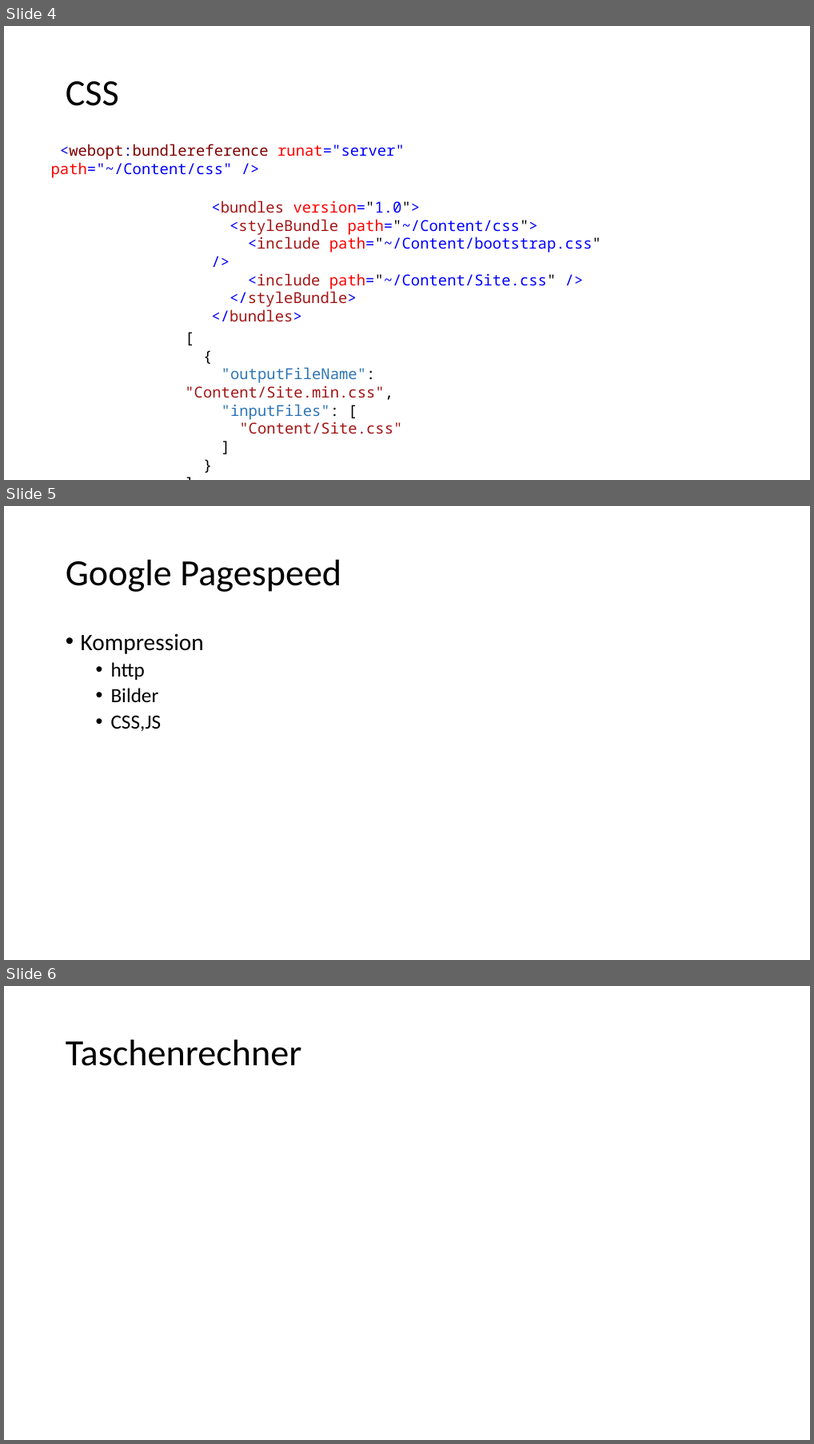
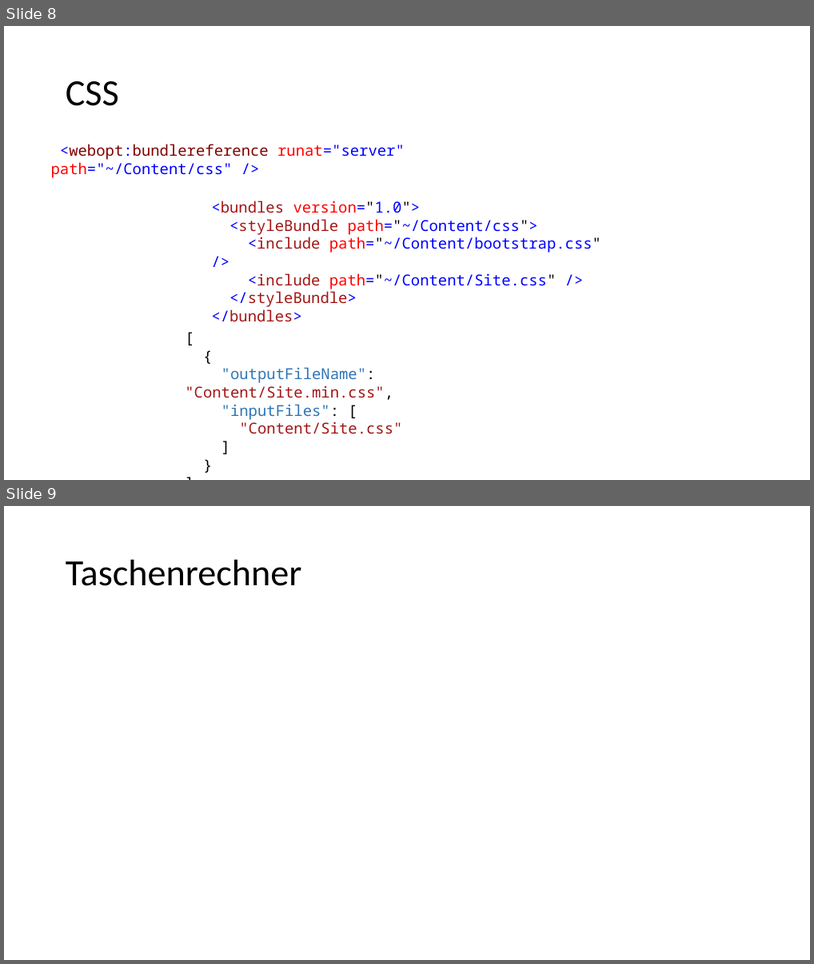
Before and after one commit to ppedvAG/WebformsKurs, a slide deck: 14Performance.pptx. Shown one above the other, each under a label of ours: slides 4, 5 and 6 before the commit, slides 8 and 9 after it. The pictures are 814x1444 and 814x964 pixels, drawn with LibreOffice and Linux fonts; fonts in the diff are those of the drawing. Boxes give left, top, right and bottom in pixels: in the first picture for what was removed or moved away, otherwise in the second. Text is boxed around its words. In the diff, an @@ line names an element or a change of style, - is before the commit and + after.

```diff
--- a/14Performance.pptx
+++ b/14Performance.pptx
@@ slide 5 removed at [4, 506, 810, 960], background #FFFFFF @@
@@ title removed at [66, 560, 342, 592] @@
-Google Pagespeed
@@ text removed at [81, 633, 204, 731] @@
-• Kompression
-  • http
-  • Bilder
-  • CSS,JS
@@ what was slide 4 is now slide 8 @@
@@ what was slide 6 is now slide 9 @@
```
Also in this commit, not shown: 2 slides changed, 4 slides added, 13 other files.
